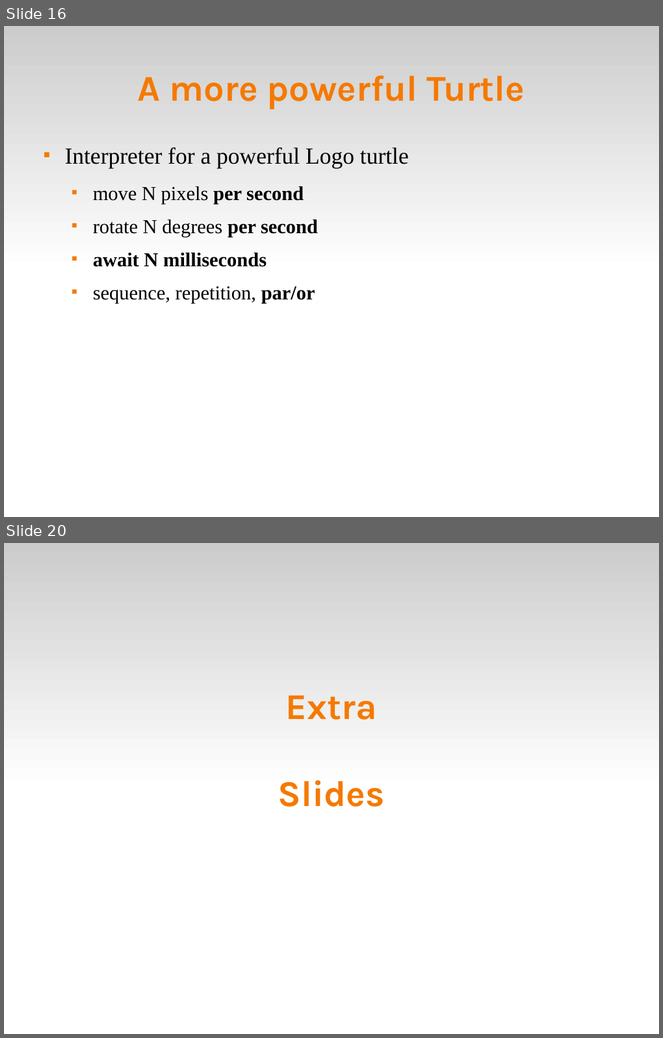
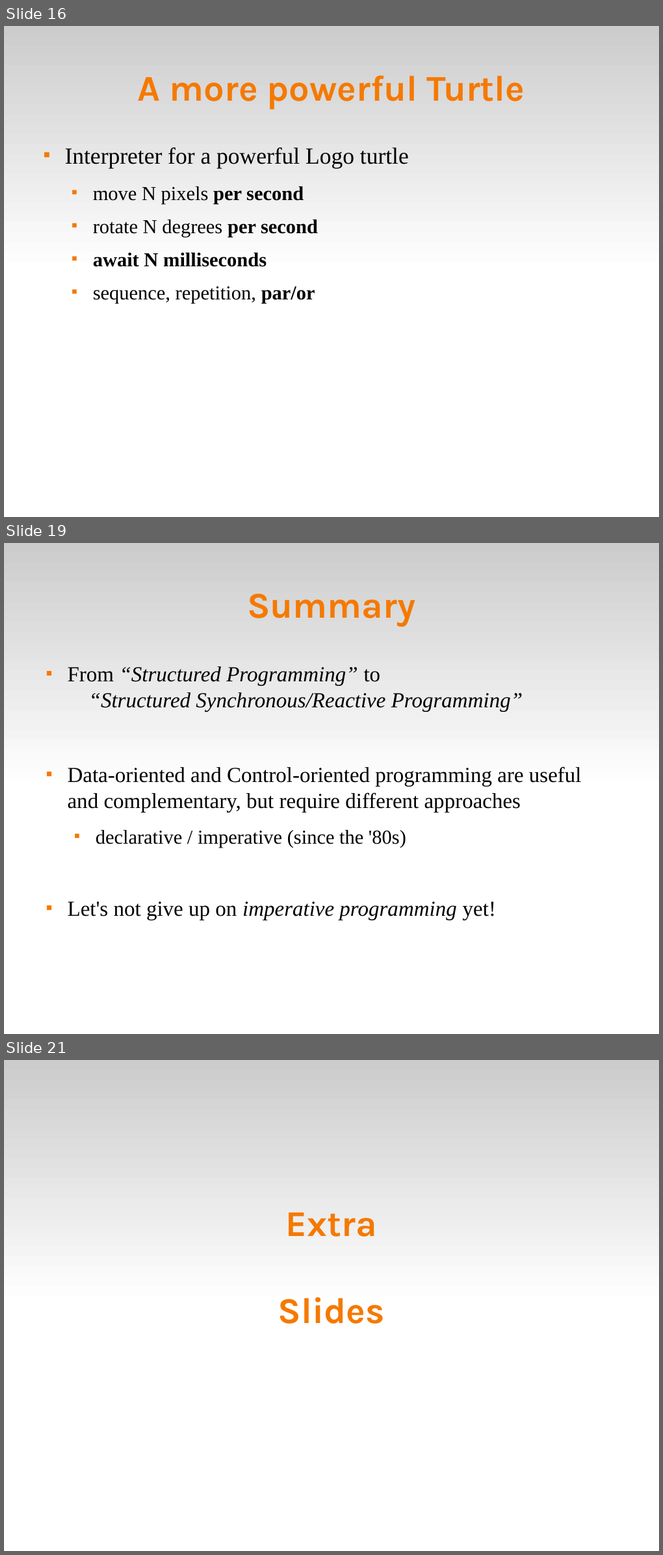
Before and after one commit to fsantanna-no/ceu-docs, a slide deck: ceu_curryon.odp. Shown one above the other, each under a label of ours: slides 16 and 20 before the commit, slides 16, 19 and 21 after it; the slides between them are not shown. The pictures are 663x1038 and 663x1555 pixels, drawn with LibreOffice and Linux fonts; fonts in the diff are those of the drawing. Boxes give left, top, right and bottom in pixels: in the first picture for what was removed or moved away, otherwise in the second. Text is boxed around its words. In the diff, an @@ line names an element or a change of style, - is before the commit and + after.

```diff
--- a/ceu_curryon.odp
+++ b/ceu_curryon.odp
@@ slide 19 added at box(4, 543, 659, 1034), background #FFFFFF; not listed: 1 template element that a slide beside it also shows @@
@@ title added at box(247, 594, 415, 627), 44 pt, text #F57900, bold @@
+Summary
@@ text added at box(68, 667, 582, 921), 26 pt, text #000000 @@
+■ From “Structured Programming” to “Structured Synchronous/Reactive Programming”
+■ Data-oriented and Control-oriented programming are useful and complementary, but require different approaches
+  ■ declarative / imperative (since the '80s)
+■ Let's not give up on imperative programming yet!
@@ what was slide 20 is now slide 21 @@
```
Also in this commit, not shown: 14 slides changed, 2 other slides added, 9 slides removed.
